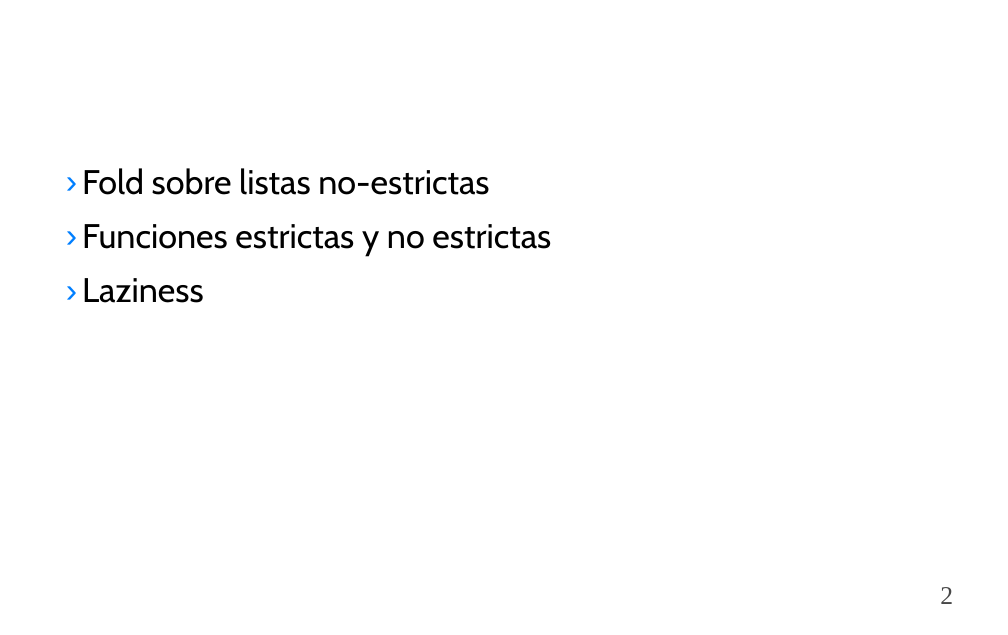
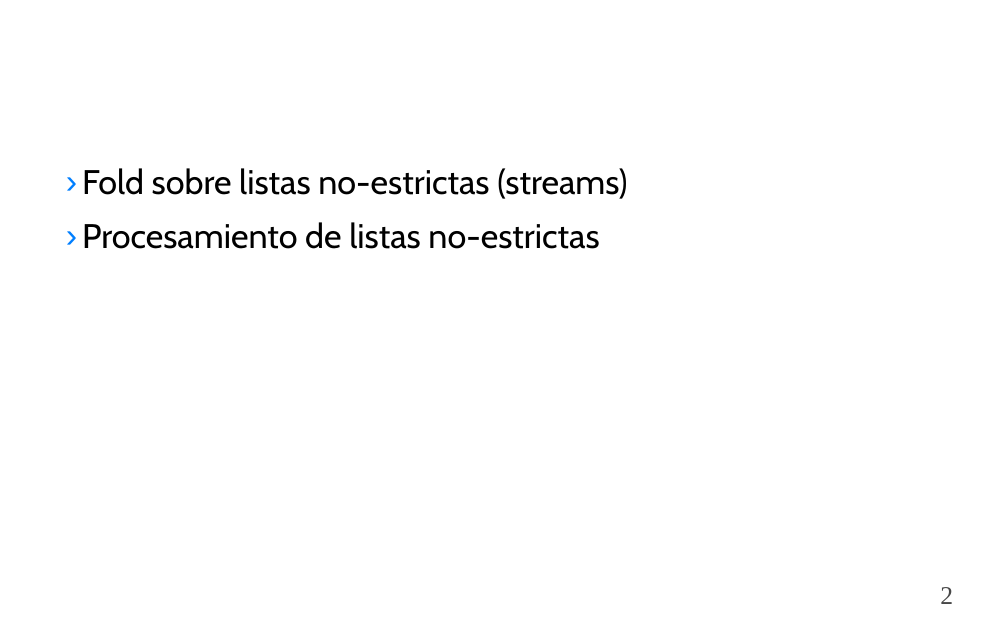
Before and after one commit to togacharls/cursoScala, a slide deck: slide 2 of guiones/ppt/11.Programación Funcional Scala.ppt. Drawn at 1008x635 pixels with LibreOffice and Linux fonts; fonts in the diff are those of the drawing; background and template pictures are left out. Boxes give left, top, right and bottom in pixels: in the first picture for what was removed or moved away, otherwise in the second. Text is boxed around its words. In the diff, an @@ line names an element or a change of style, - is before the commit and + after.

```diff
--- a/guiones/ppt/11.Programación Funcional Scala.ppt
+++ b/guiones/ppt/11.Programación Funcional Scala.ppt
@@ text at (82, 168, 627, 249): text changed @@
-› Fold sobre listas no-estrictas
-› Funciones estrictas y no estrictas
-› Laziness
+› Fold sobre listas no-estrictas (streams)
+› Procesamiento de listas no-estrictas
```
Also in this commit, not shown: 1 other slide changed, 2 slides added, 4 other files.
